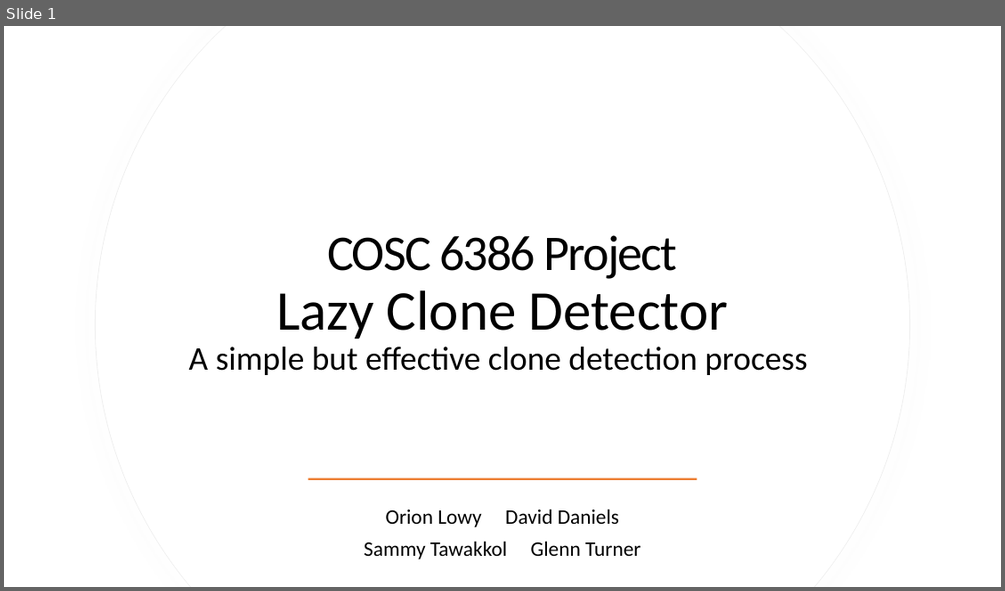
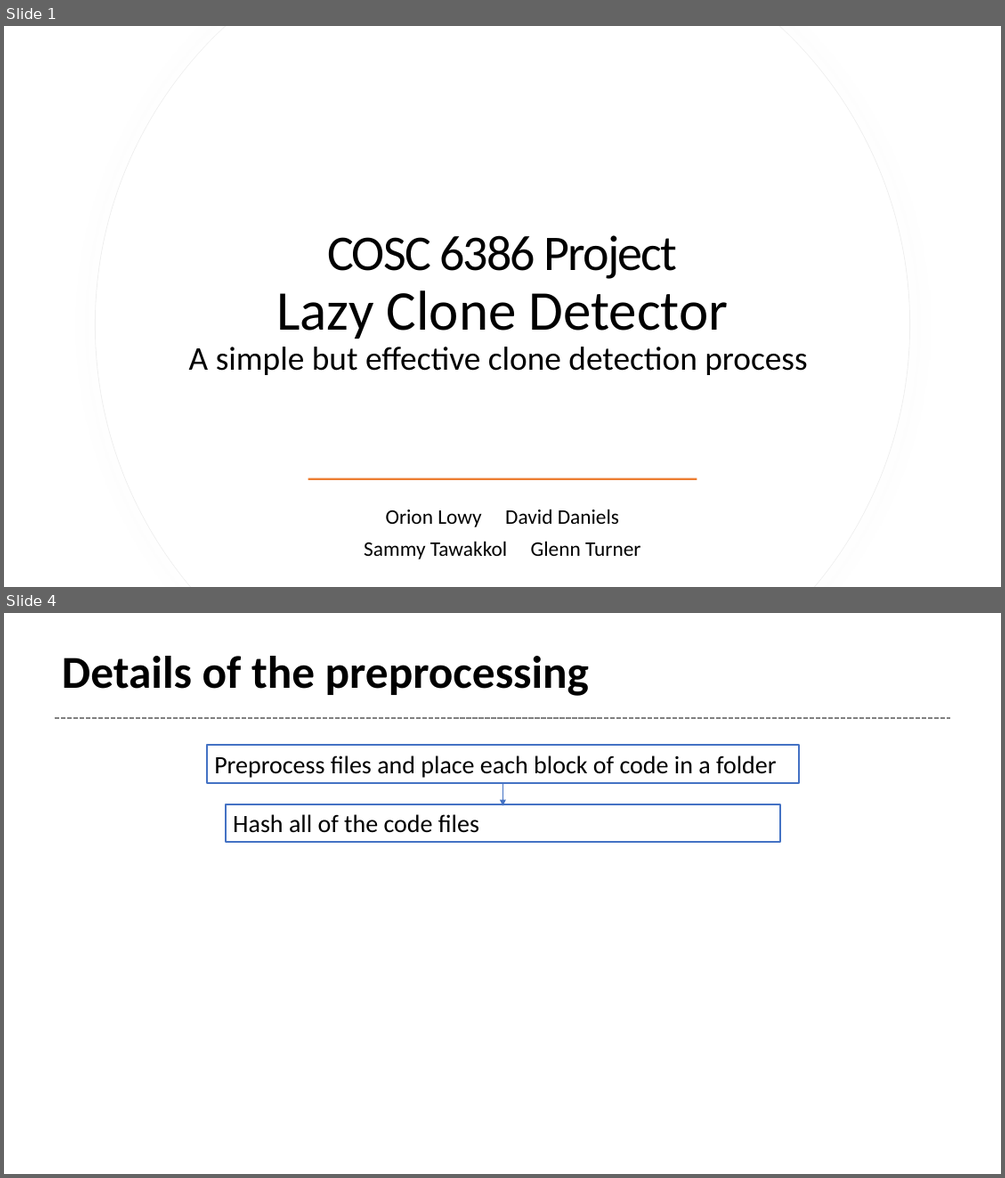
Before and after one commit to Tetricz/CodeCloneDetector, a slide deck: presentation.pptx. Shown one above the other, each under a label of ours: slide 1 before the commit, slides 1 and 4 after it; the slides between them are not shown. The pictures are 1005x591 and 1005x1178 pixels, drawn with LibreOffice and Linux fonts; fonts in the diff are those of the drawing. Boxes give left, top, right and bottom in pixels: in the first picture for what was removed or moved away, otherwise in the second. Text is boxed around its words. In the diff, an @@ line names an element or a change of style, - is before the commit and + after.

```diff
--- a/presentation.pptx
+++ b/presentation.pptx
@@ slide 4 added at [4, 613, 1001, 1174], background #FFFFFF @@
@@ title added at [62, 656, 589, 696], 44 pt, text #000000, bold @@
+Details of the preprocessing
@@ line added from (54, 718) to (950, 718), #808080 1.5 pt dashed @@
@@ rectangle added at [207, 746, 798, 783], outline #4472C4 1.5 pt, 24 pt, text #000000 @@
+Preprocess files and place each block of code in a folder
@@ arrow added from (502, 783) to (502, 806), #4472C4 0.5 pt @@
@@ rectangle added at [226, 804, 780, 842], outline #4472C4 1.5 pt, 24 pt, text #000000 @@
+Hash all of the code files
```
Also in this commit, not shown: 3 slides changed, 2 other slides added, 1 slide removed.
